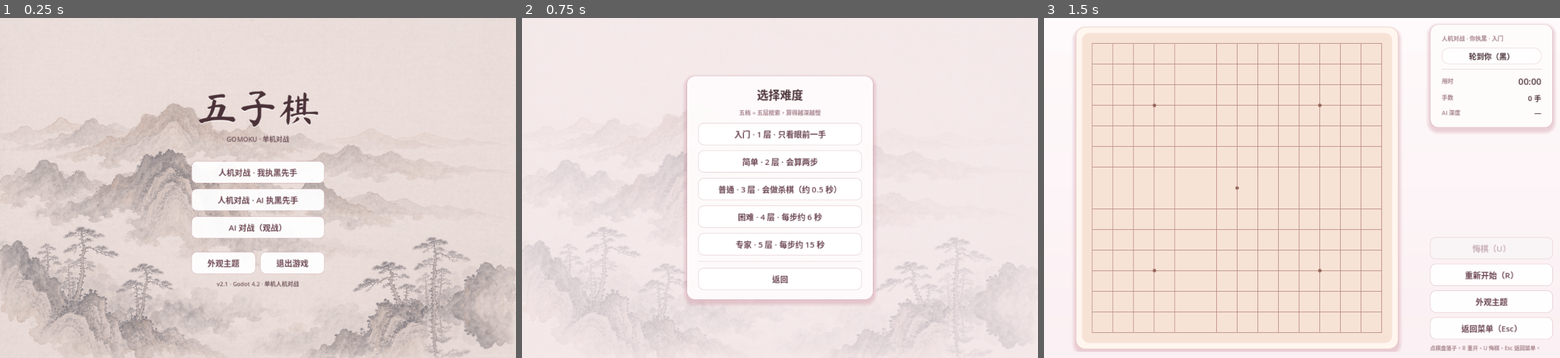
Above: before the commit, frames 1-3 (left to right).
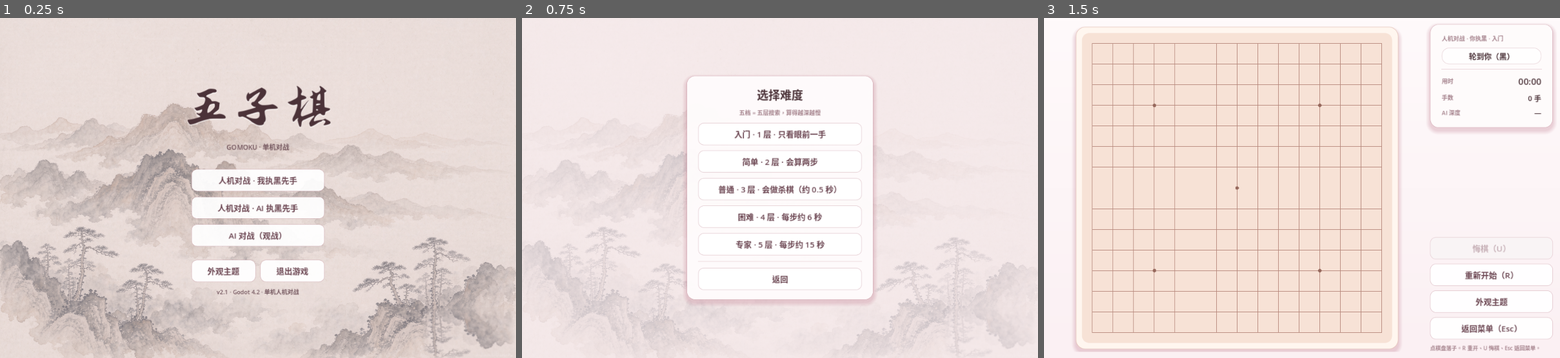
Above: after the commit, the same moments.

Repository: seancheng33/FiveInARow
Game: Godot game, scene res://main_scene.tscn
Same seed, same stepped clock (60 frames per second), same inputs: the game is played once before the commit and once after it.
Inputs:
- Up to frame 1 (0.25 s): no input
- Up to frame 2 (0.75 s): click "人机对战 · 我执黑先手" at 0.5 s
- Up to frame 3 (1.5 s): click "入门 · 1 层 · 只看眼前一手" at 1.25 s

The runs differ from the first frame. In frame 1, 7.4% of the frame differs, in the area x 36-65%, y 19-82%; in frame 2, nothing differs; in frame 3, nothing differs.

Commit message:
结算层重构、毛笔行书字体、应用图标与预览版元数据
结算表现：
- 结果面板从根节点移进 BoardHost，水平居中改为「相对棋盘」而不是整窗（原来因
  右侧 276px 信息栏而偏右半个侧栏宽）
- Dim 遮罩从 Result 里独立出来，只压暗棋盘区，右侧用时/手数仍然清楚
- 新增 BigChar 层：毛笔行书「胜 / 负 / 平」，从玩家视角给字，字号按格宽×9.2 算
  （字面约 6.2 格高、7 格宽），落在棋盘上半部分，窗口缩放时跟随
- 胜用主题强调色、负用 muted、平用正文色
- 修平局时标题错写成「平局（AI 赢了）」：胜负后缀没排除 DRAW

字体：
- 标题与结算大字改用钟齐志莽行书 Zhi Mang Xing（SIL OFL 1.1，笔锋更重）
- 该字体字形在 em 方框里偏小，主菜单标题 92 → 128 号

预览版补齐：
- 应用图标原先还是 Godot 默认蓝机器人，新做粉底毛笔「五」：icon.png（窗口）
  + icon.ico（7 档尺寸，打进 exe）
- project.godot 补 config/version 与 config/description
- 导出预设补 icon/file_version/product_version/product_name/file_description，
  pck 内嵌为单文件
- 新增 THIRD-PARTY-NOTICES.md 与 assets/fonts/OFL.txt（OFL 要求随分发附带）

测试：
- Ui.save_path 改可替换，测试用临时文件验证持久化，不再污染玩家的 settings.cfg
  （之前测试把主题写成 b_warmwood，导致截图拍到的「樱雾」其实是暖木）
- 棋力对拼改为按颜色分开统计：强档执黑须全胜、执白至少一胜。原断言让两档各执黑
  两局，先手优势足以抹平实力差，比分永远卡在 2:4
- 176 项断言全绿

Diff:
--- a/icon.svg
+++ /dev/null
@@ -1 +0,0 @@
-<svg height="128" width="128" xmlns="http://www.w3.org/2000/svg"><rect x="2" y="2" width="124" height="124" rx="14" fill="#363d52" stroke="#212532" stroke-width="4"/><g transform="scale(.101) translate(122 122)"><g fill="#fff"><path d="M105 673v33q407 354 814 0v-33z"/><path d="m105 673 152 14q12 1 15 14l4 67 132 10 8-61q2-11 15-15h162q13 4 15 15l8 61 132-10 4-67q3-13 15-14l152-14V427q30-39 56-81-35-59-83-108-43 20-82 47-40-37-88-64 7-51 8-102-59-28-123-42-26 43-46 89-49-7-98 0-20-46-46-89-64 14-123 42 1 51 8 102-48 27-88 64-39-27-82-47-48 49-83 108 26 42 56 81zm0 33v39c0 276 813 276 814 0v-39l-134 12-5 69q-2 10-14 13l-162 11q-12 0-16-11l-10-65H446l-10 65q-4 11-16 11l-162-11q-12-3-14-13l-5-69z" fill="#478cbf"/><path d="M483 600c0 34 58 34 58 0v-86c0-34-58-34-58 0z"/><circle cx="725" cy="526" r="90"/><circle cx="299" cy="526" r="90"/></g><g fill="#414042"><circle cx="307" cy="532" r="60"/><circle cx="717" cy="532" r="60"/></g></g></svg>
--- a/main_scene.tscn
+++ b/main_scene.tscn
@@ -1,4 +1,4 @@
-[gd_scene load_steps=2 format=3]
+[gd_scene load_steps=2 format=3 uid="uid://ca1uepmkocuud"]
 
 [ext_resource type="PackedScene" path="res://scenes/main_menu.tscn" id="1_menu"]
 
@@ -12,8 +12,3 @@
 
 [node name="MainMenu" parent="." instance=ExtResource("1_menu")]
 layout_mode = 1
-anchors_preset = 15
-anchor_right = 1.0
-anchor_bottom = 1.0
-grow_horizontal = 2
-grow_vertical = 2
--- a/project.godot
+++ b/project.godot
@@ -11,9 +11,11 @@
 [application]
 
 config/name="五子棋 Gomoku"
+config/description="五子棋单机人机对战：五档难度、五套可切换主题、对局计时。"
+config/version="0.9.0"
 run/main_scene="res://main_scene.tscn"
 config/features=PackedStringArray("4.2", "Forward Plus")
-config/icon="res://icon.svg"
+config/icon="res://icon.png"
 
 [autoload]
 
--- a/scenes/board.tscn
+++ b/scenes/board.tscn
@@ -183,18 +183,9 @@
 text = "点棋盘落子。R 重开、U 悔棋、Esc 返回菜单。"
 autowrap_mode = 2
 
-[node name="Result" type="Control" parent="."]
-unique_name_in_owner = true
-visible = false
-layout_mode = 1
-anchors_preset = 15
-anchor_right = 1.0
-anchor_bottom = 1.0
-grow_horizontal = 2
-grow_vertical = 2
-
-[node name="Dim" type="ColorRect" parent="Result"]
-unique_name_in_owner = true
+[node name="Dim" type="ColorRect" parent="Margin/Row/BoardHost"]
+unique_name_in_owner = true
+visible = false
 layout_mode = 1
 anchors_preset = 15
 anchor_right = 1.0
@@ -203,43 +194,71 @@
 grow_vertical = 2
 color = Color(0.16, 0.1, 0.12, 0.3)
 
-[node name="Holder" type="MarginContainer" parent="Result"]
-layout_mode = 1
-anchors_preset = 15
-anchor_right = 1.0
-anchor_bottom = 1.0
-grow_horizontal = 2
-grow_vertical = 2
-theme_override_constants/margin_left = 20
-theme_override_constants/margin_top = 20
-theme_override_constants/margin_right = 20
-theme_override_constants/margin_bottom = 36
-
-[node name="VBox" type="VBoxContainer" parent="Result/Holder"]
+[node name="BigChar" type="Label" parent="Margin/Row/BoardHost"]
+unique_name_in_owner = true
+visible = false
+layout_mode = 1
+anchor_right = 1.0
+anchor_bottom = 0.5
+offset_left = 0.0
+offset_top = 0.0
+offset_right = 0.0
+offset_bottom = 0.0
+grow_horizontal = 2
+grow_vertical = 2
+theme_type_variation = &"TitleLabel"
+theme_override_font_sizes/font_size = 300
+text = "胜"
+horizontal_alignment = 1
+vertical_alignment = 1
+
+[node name="Result" type="Control" parent="Margin/Row/BoardHost"]
+unique_name_in_owner = true
+visible = false
+layout_mode = 1
+anchors_preset = 15
+anchor_right = 1.0
+anchor_bottom = 1.0
+grow_horizontal = 2
+grow_vertical = 2
+
+[node name="Holder" type="MarginContainer" parent="Margin/Row/BoardHost/Result"]
+layout_mode = 1
+anchors_preset = 15
+anchor_right = 1.0
+anchor_bottom = 1.0
+grow_horizontal = 2
+grow_vertical = 2
+theme_override_constants/margin_left = 16
+theme_override_constants/margin_top = 16
+theme_override_constants/margin_right = 16
+theme_override_constants/margin_bottom = 22
+
+[node name="VBox" type="VBoxContainer" parent="Margin/Row/BoardHost/Result/Holder"]
 layout_mode = 2
 alignment = 2
 
-[node name="Row" type="HBoxContainer" parent="Result/Holder/VBox"]
+[node name="Row" type="HBoxContainer" parent="Margin/Row/BoardHost/Result/Holder/VBox"]
 layout_mode = 2
 alignment = 1
 
-[node name="Card" type="PanelContainer" parent="Result/Holder/VBox/Row"]
-custom_minimum_size = Vector2(440, 0)
-layout_mode = 2
-
-[node name="VBox" type="VBoxContainer" parent="Result/Holder/VBox/Row/Card"]
-layout_mode = 2
-theme_override_constants/separation = 10
-
-[node name="ResultTitle" type="Label" parent="Result/Holder/VBox/Row/Card/VBox"]
+[node name="Card" type="PanelContainer" parent="Margin/Row/BoardHost/Result/Holder/VBox/Row"]
+custom_minimum_size = Vector2(410, 0)
+layout_mode = 2
+
+[node name="VBox" type="VBoxContainer" parent="Margin/Row/BoardHost/Result/Holder/VBox/Row/Card"]
+layout_mode = 2
+theme_override_constants/separation = 10
+
+[node name="ResultTitle" type="Label" parent="Margin/Row/BoardHost/Result/Holder/VBox/Row/Card/VBox"]
 unique_name_in_owner = true
 layout_mode = 2
 theme_type_variation = &"AccentLabel"
-theme_override_font_sizes/font_size = 30
+theme_override_font_sizes/font_size = 28
 text = "黑方获胜"
 horizontal_alignment = 1
 
-[node name="ResultDetail" type="Label" parent="Result/Holder/VBox/Row/Card/VBox"]
+[node name="ResultDetail" type="Label" parent="Margin/Row/BoardHost/Result/Holder/VBox/Row/Card/VBox"]
 unique_name_in_owner = true
 layout_mode = 2
 theme_type_variation = &"MutedLabel"
@@ -247,27 +266,27 @@
 text = "共 0 手 · 用时 00:00"
 horizontal_alignment = 1
 
-[node name="Buttons" type="HBoxContainer" parent="Result/Holder/VBox/Row/Card/VBox"]
+[node name="Buttons" type="HBoxContainer" parent="Margin/Row/BoardHost/Result/Holder/VBox/Row/Card/VBox"]
 layout_mode = 2
 theme_override_constants/separation = 10
 alignment = 1
 
-[node name="AgainButton" type="Button" parent="Result/Holder/VBox/Row/Card/VBox/Buttons"]
+[node name="AgainButton" type="Button" parent="Margin/Row/BoardHost/Result/Holder/VBox/Row/Card/VBox/Buttons"]
 unique_name_in_owner = true
 layout_mode = 2
 text = "再来一局"
 
-[node name="ResultUndoButton" type="Button" parent="Result/Holder/VBox/Row/Card/VBox/Buttons"]
+[node name="ResultUndoButton" type="Button" parent="Margin/Row/BoardHost/Result/Holder/VBox/Row/Card/VBox/Buttons"]
 unique_name_in_owner = true
 layout_mode = 2
 text = "悔棋"
 
-[node name="ResultThemeButton" type="Button" parent="Result/Holder/VBox/Row/Card/VBox/Buttons"]
+[node name="ResultThemeButton" type="Button" parent="Margin/Row/BoardHost/Result/Holder/VBox/Row/Card/VBox/Buttons"]
 unique_name_in_owner = true
 layout_mode = 2
 text = "外观"
 
-[node name="ResultBackButton" type="Button" parent="Result/Holder/VBox/Row/Card/VBox/Buttons"]
+[node name="ResultBackButton" type="Button" parent="Margin/Row/BoardHost/Result/Holder/VBox/Row/Card/VBox/Buttons"]
 unique_name_in_owner = true
 layout_mode = 2
 text = "返回菜单"
--- a/scenes/main_menu.tscn
+++ b/scenes/main_menu.tscn
@@ -60,7 +60,7 @@
 unique_name_in_owner = true
 layout_mode = 2
 theme_type_variation = &"TitleLabel"
-theme_override_font_sizes/font_size = 92
+theme_override_font_sizes/font_size = 128
 text = "五子棋"
 horizontal_alignment = 1
 
--- a/scripts/board.gd
+++ b/scripts/board.gd
@@ -22,6 +22,7 @@
 @onready var _hint: Label = %HintLabel
 @onready var _result: Control = %Result
 @onready var _dim: ColorRect = %Dim
+@onready var _big_char: Label = %BigChar
 @onready var _result_title: Label = %ResultTitle
 @onready var _result_detail: Label = %ResultDetail
 @onready var _again_btn: Button = %AgainButton
@@ -62,6 +63,7 @@
 	Ui.changed.connect(_on_skin_changed)
 	_on_skin_changed()
 	_canvas.set_core(core)
+	_canvas.resized.connect(_update_big_char_font)
 	_canvas.cell_clicked.connect(_on_cell_clicked)
 	_canvas.cell_hovered.connect(_on_cell_hovered)
 	_undo_btn.pressed.connect(_on_undo)
@@ -72,7 +74,7 @@
 	_result_undo_btn.pressed.connect(_on_undo)
 	_result_theme_btn.pressed.connect(_open_theme_picker)
 	_result_back_btn.pressed.connect(_on_back)
-	_result.visible = false
+	_set_result_visible(false)
 	_apply_setup()
 
 
@@ -81,6 +83,8 @@
 	_bg.texture = Ui.bg_texture()
 	if is_instance_valid(_dim):
 		_dim.color = Ui.color("scrim")
+	if is_instance_valid(_big_char) and _big_char.text != "":
+		_big_char.add_theme_color_override("font_color", _big_char_color())
 
 
 # 主菜单在 add_child 之前调用；若已经在场景树里则立即生效
@@ -108,7 +112,7 @@
 	core.reset()
 	_reset_clock()
 	_last_ai_depth = 0
-	_result.visible = false
+	_set_result_visible(false)
 	_canvas.queue_redraw()
 	_update_ui()
 	_maybe_start_ai()
@@ -320,7 +324,7 @@
 
 func _on_undo() -> void:
 	_stop_ai()
-	_result.visible = false
+	_set_result_visible(false)
 	if not core.undo():
 		_update_ui()
 		return
@@ -338,7 +342,7 @@
 	core.reset()
 	_reset_clock()
 	_last_ai_depth = 0
-	_result.visible = false
+	_set_result_visible(false)
 	_canvas.queue_redraw()
 	_update_ui()
 	_maybe_start_ai()
@@ -405,6 +409,45 @@
 	return "轮到你（%s）" % ("黑" if core.turn == GameCore.BLACK else "白")
 
 
+func _set_result_visible(v: bool) -> void:
+	_result.visible = v
+	if is_instance_valid(_dim):
+		_dim.visible = v
+	if is_instance_valid(_big_char):
+		_big_char.visible = v and _big_char.text != ""
+
+
+# 结算大字：从玩家角度给一个字。观战/双人没有"我方"，用"胜"表示有人赢了
+func _big_char_text() -> String:
+	if core.state == GameCore.State.DRAW:
+		return "平"
+	if core.state != GameCore.State.BLACK_WIN and core.state != GameCore.State.WHITE_WIN:
+		return ""
+	if mode != Mode.PVE:
+		return "胜"
+	var winner := GameCore.BLACK if core.state == GameCore.State.BLACK_WIN else GameCore.WHITE
+	return "胜" if winner == human_color() else "负"
+
+
+func _big_char_color() -> Color:
+	match _big_char.text:
+		"胜":
+			return Ui.color("accent")
+		"负":
+			return Ui.color("muted")
+	return Ui.color("text")
+
+
+# 字号按格算：行书字形在 em 方框里偏小（约占 0.67），9.2 格字号 → 字面约 6.2 格高、7 格宽，正好卡在要求内
+func _update_big_char_font() -> void:
+	if not is_instance_valid(_big_char):
+		return
+	var c: float = _canvas.cell_size()
+	if c <= 1.0:
+		c = 40.0
+	_big_char.add_theme_font_size_override("font_size", int(c * 9.2))
+
+
 func _show_result() -> void:
 	_clock_stop()
 	var who := ""
@@ -415,11 +458,13 @@
 			who = "白方获胜"
 		GameCore.State.DRAW:
 			who = "平局"
-	if mode != Mode.PVP and who != "":
+	if mode == Mode.PVE and (core.state == GameCore.State.BLACK_WIN or core.state == GameCore.State.WHITE_WIN):
 		var winner_color := GameCore.BLACK if core.state == GameCore.State.BLACK_WIN else GameCore.WHITE
-		if mode == Mode.PVE:
-			who += "（%s）" % ("你赢了" if winner_color == human_color() else "AI 赢了")
+		who += "（%s）" % ("你赢了" if winner_color == human_color() else "AI 赢了")
 	_result_title.text = who
 	_result_detail.text = "共 %d 手 · 用时 %s" % [core.move_count(), elapsed_text()]
-	_result.visible = true
-	_update_ui()
+	_big_char.text = _big_char_text()
+	_big_char.add_theme_color_override("font_color", _big_char_color())
+	_update_big_char_font()
+	_set_result_visible(true)
+	_update_ui()
--- a/scripts/board_canvas.gd
+++ b/scripts/board_canvas.gd
@@ -55,6 +55,12 @@
 	_origin = Vector2(
 		(size.x - _cell * (n - 1)) * 0.5,
 		(size.y - _cell * (n - 1)) * 0.5)
+
+
+# 当前格宽（像素）。结算大字要按"几格"定字号，所以暴露出去
+func cell_size() -> float:
+	_recalc()
+	return _cell
 
 
 func cell_center(cell: Vector2i) -> Vector2:
--- a/scripts/ui_skin.gd
+++ b/scripts/ui_skin.gd
@@ -7,9 +7,11 @@
 signal changed
 
 const SAVE_PATH := "user://settings.cfg"
-
-# 主菜单标题用的行楷（马善政毛笔行楷，SIL OFL 1.1，可免费商用）
-const TITLE_FONT_PATH := "res://assets/fonts/MaShanZheng-Regular.ttf"
+# 实际使用的路径。测试会临时指到别处，避免把开发时的主题选择写进玩家的 settings.cfg
+var save_path := SAVE_PATH
+
+# 标题/大字用的毛笔行楷（钟齐志莽行书 Zhi Mang Xing，SIL OFL 1.1，可免费商用）
+const TITLE_FONT_PATH := "res://assets/fonts/ZhiMangXing-Regular.ttf"
 # 主菜单国画背景
 const ART_PATH := "res://assets/art/bg_shanshui.png"
 
@@ -290,7 +292,7 @@
 
 func load_saved() -> void:
 	var cfg := ConfigFile.new()
-	if cfg.load(SAVE_PATH) != OK:
+	if cfg.load(save_path) != OK:
 		return
 	var id := str(cfg.get_value("ui", "theme", UiPalette.DEFAULT_ID))
 	if UiPalette.has_id(id):
@@ -299,6 +301,6 @@
 
 func save_current() -> void:
 	var cfg := ConfigFile.new()
-	cfg.load(SAVE_PATH)
+	cfg.load(save_path)
 	cfg.set_value("ui", "theme", current_id)
-	cfg.save(SAVE_PATH)
+	cfg.save(save_path)
--- a/tests/test_runner.gd
+++ b/tests/test_runner.gd
@@ -242,14 +242,20 @@
 			wins += 1
 	check("困难档全胜随机档", wins == games, "胜 %d/%d" % [wins, games])
 
-	print("[14] 档位阶梯：困难(4 层) vs 入门(1 层)，4 番，预算 500ms")
-	var wins2 := 0
-	var games2 := 4
-	for i in range(games2):
-		var r := play_levels(4, 1, i % 2 == 0, 500)
-		if r == 1:
-			wins2 += 1
-	check("困难档强于入门档（>=3/4）", wins2 >= 3, "胜 %d/%d" % [wins2, games2])
+	# 五子棋先手优势很大，混着打会把实力差淹掉（弱档执黑就赢），所以按颜色分开统计：
+	# 执黑要全胜（先手 + 实力），执白至少赢一局（纯实力）。
+	print("[14] 档位阶梯：困难(4 层) vs 入门(1 层)，预算 700ms")
+	var black_wins := 0
+	for i in range(2):
+		if play_levels(4, 1, true, 700) == 1:
+			black_wins += 1
+	check("困难档执黑全胜", black_wins == 2, "%d/2" % black_wins)
+
+	var white_wins := 0
+	for i in range(2):
+		if play_levels(4, 1, false, 700) == 1:
+			white_wins += 1
+	check("困难档执白至少一胜", white_wins >= 1, "%d/2" % white_wins)
 
 
 	print("[15] AI 耗时")
@@ -539,6 +545,30 @@
 	check("结果面板弹出", board._result.visible == true)
 	check("结果标题非空", board._result_title.text != "")
 	check("结果详情含用时", board._result_detail.text.contains("用时"), board._result_detail.text)
+
+	# 结果面板现在挂在棋盘区里，水平居中就是"相对棋盘"而不是相对窗口
+	check("结果面板挂在棋盘区", board._result.get_parent().name == "BoardHost")
+	check("结算大字可见", board._big_char.visible == true)
+	check_eq("双人局大字为胜", board._big_char.text, "胜")
+	check("大字层夹在棋盘与面板之间",
+		board._canvas.get_index() < board._big_char.get_index()
+		and board._big_char.get_index() < board._result.get_index())
+	var cell: float = board._canvas.cell_size()
+	var fs: int = board._big_char.get_theme_font_size("font_size")
+	check("大字字号按格算", absi(fs - int(cell * 9.2)) <= 2, "fs=%d cell=%.1f" % [fs, cell])
+	check("胜字用强调色",
+		board._big_char.get_theme_color("font_color").is_equal_approx(Ui.color("accent")))
+	check("遮罩随面板一起出现", board._dim.visible == true)
+
+	# 三个字的判定（纯逻辑，不起对局）
+	board.mode = 1
+	board.ai_is_black = true
+	check_eq("玩家执白遇黑胜 → 负", board._big_char_text(), "负")
+	board.core.state = GameCore.State.DRAW
+	check_eq("满盘无五连 → 平", board._big_char_text(), "平")
+	board.core.state = GameCore.State.BLACK_WIN
+	board.mode = 0
+	board.ai_is_black = false
 	var n_before: int = board.core.move_count()
 	board._on_cell_clicked(Vector2i(10, 10))
 	check_eq("结束后拒绝落子", board.core.move_count(), n_before)
@@ -546,6 +576,8 @@
 	board._on_undo()
 	check("结束后悔棋可撤销胜负", board.core.is_playing())
 	check("结束后悔棋收起面板", board._result.visible == false)
+	check("悔棋后大字隐藏", board._big_char.visible == false)
+	check("悔棋后遮罩隐藏", board._dim.visible == false)
 
 	board._on_cell_clicked(Vector2i(7, 7))
 	check("悔棋后能继续下", board.core.move_count() == n_before)
@@ -597,14 +629,21 @@
 	Ui.set_theme("a_sakura", false)
 	check("切换会通知监听者", hits[0] == 1, "hits=%d" % hits[0])
 
+	# 持久化用临时文件验证，绝不碰玩家的 settings.cfg
+	var real_path := Ui.save_path
+	Ui.save_path = "user://test_settings.cfg"
 	Ui.set_theme("b_warmwood", true)
 	var cfg := ConfigFile.new()
-	var ok_load := cfg.load(Ui.SAVE_PATH) == OK
+	var ok_load := cfg.load(Ui.save_path) == OK
 	check("主题写入 settings.cfg", ok_load and str(cfg.get_value("ui", "theme", "")) == "b_warmwood")
+	Ui.set_theme("a_sakura", false)
 	Ui.load_saved()
 	check("重新读取能恢复主题", Ui.current_id == "b_warmwood")
-
-	Ui.set_theme(original, true)
+	DirAccess.remove_absolute(ProjectSettings.globalize_path(Ui.save_path))
+	Ui.save_path = real_path
+
+	# 测试结束把主题复位到默认，别把开发时的选择留给玩家
+	Ui.set_theme(UiPalette.DEFAULT_ID, true)
 
 
 # ================= 4b. 背景与字体 =================
@@ -616,6 +655,8 @@
 			"%dx%d" % [Ui.art_texture().get_width(), Ui.art_texture().get_height()])
 
 	check("行楷标题字体是 FontFile", Ui.title_font() is FontFile)
+	check("标题用毛笔行书（Zhi Mang Xing）",
+		str(Ui.title_font().resource_path).contains("ZhiMangXing"), str(Ui.title_font().resource_path))
 	check("行楷字体有中文字形", Ui.title_font().has_char("棋".unicode_at(0)))
 
 	var bf := Ui.button_font() as SystemFont
--- a/tests/theme_shots.gd
+++ b/tests/theme_shots.gd
@@ -86,6 +86,18 @@
 		await get_tree().process_frame
 		await shot("m_result_%s" % id)
 
+		# 只给第一套补拍「负」「平」，用来核对大字与配色
+		if id == "a_sakura":
+			board.ai_is_black = true                 # 玩家执白
+			board.core.state = GameCore.State.BLACK_WIN
+			board._show_result()
+			await get_tree().process_frame
+			await shot("m_result_lose")
+			board.core.state = GameCore.State.DRAW
+			board._show_result()
+			await get_tree().process_frame
+			await shot("m_result_draw")
+
 
 func _build_win(board) -> void:
 	board._stop_ai()
Binary file removed: assets/fonts/MaShanZheng-Regular.ttf
Not shown, added: assets/fonts/OFL.txt
Binary file added: assets/fonts/ZhiMangXing-Regular.ttf
Not shown, changed: assets/fonts/ZhiMangXing-Regular.ttf.import
Not shown, changed: export_presets.cfg
Binary file added: icon.ico
Binary file added: icon.png
Not shown, changed: icon.png.import
Not shown, added: THIRD-PARTY-NOTICES.md
